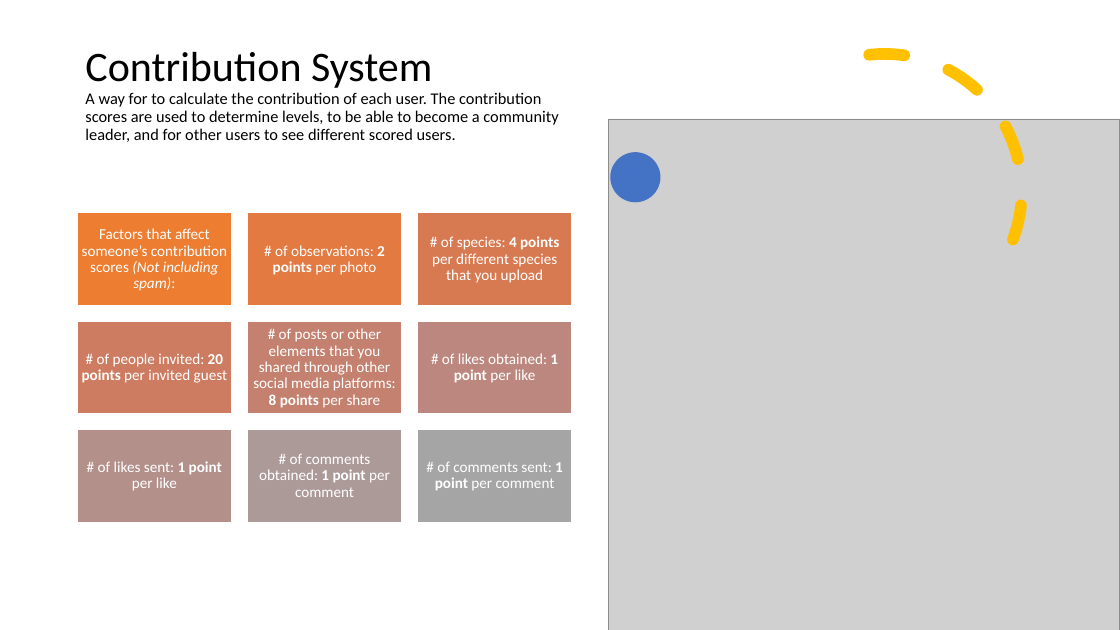
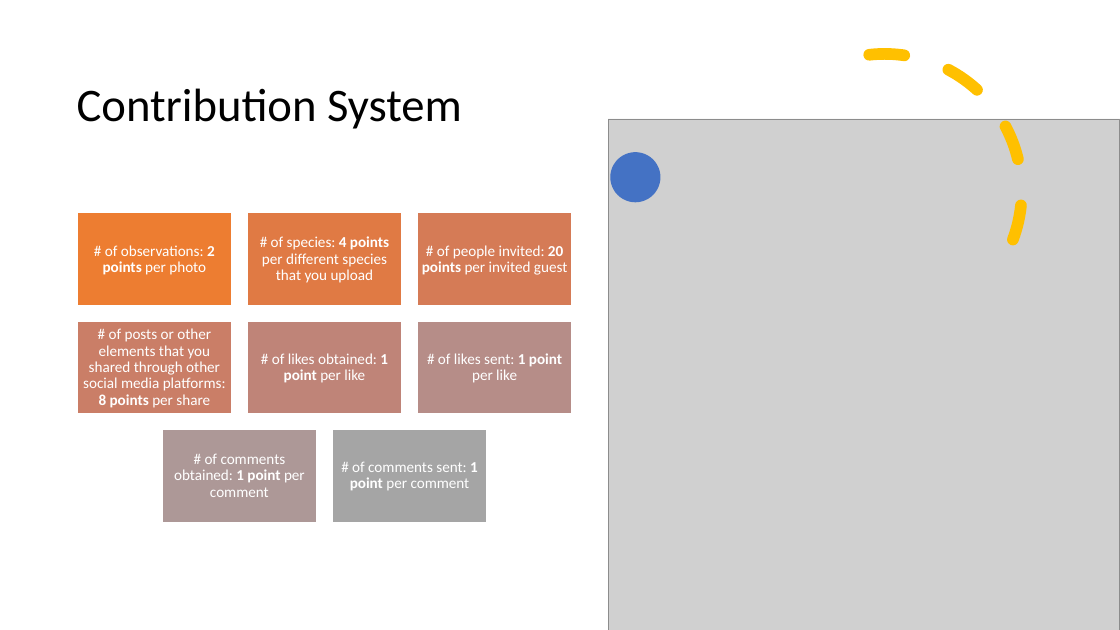
Before and after one commit to animaltrackapp/AnimalTrack, a slide deck: slide 11 of Document Files/Marketing PPT.pptx (slide 7 before the commit). Drawn at 1120x630 pixels with LibreOffice and Linux fonts; fonts in the diff are those of the drawing; grey boxes stand for pictures. Boxes give left, top, right and bottom in pixels: in the first picture for what was removed or moved away, otherwise in the second. Text is boxed around its words. In the diff, an @@ line names an element or a change of style, - is before the commit and + after.

```diff
--- a/Document Files/Marketing PPT.pptx
+++ b/Document Files/Marketing PPT.pptx
@@ title at (x1=77, y1=88, x2=462, y2=129): text changed; size 14 to 40 pt @@
-Contribution System
-A way for to calculate the contribution of each user. The contribution scores are used to determine levels, to be able to become a community leader, and for other users to see different scored users.
+Contribution System
@@ text removed at (x1=82, y1=228, x2=227, y2=291) @@
-Factors that affect someone’s contribution scores (Not including spam):
@@ 3 texts moved together from (x1=253, y1=236, x2=559, y2=408) to (x1=83, y1=236, x2=389, y2=408) @@
@@ rectangle at (x1=247, y1=213, x2=402, y2=305): fill #E27A42 to #E07A44 @@
@@ text "# of people invited: 20 ..." moved from (x1=82, y1=353, x2=227, y2=383) to (x1=422, y1=245, x2=567, y2=275) @@
@@ rectangle at (x1=418, y1=213, x2=572, y2=305): fill #D87A51 to #D57B56 @@
@@ rectangle at (x1=77, y1=321, x2=232, y2=413): fill #CE7C61 to #CA7E67 @@
@@ rectangle at (x1=247, y1=321, x2=402, y2=413): fill #C48170 to #BF8478 @@
@@ rectangle at (x1=418, y1=321, x2=572, y2=413): fill #BC877E to #B68D88 @@
@@ text at (x1=272, y1=353, x2=388, y2=383): text changed @@
-# of likes sent: 1 point per like
+# of likes obtained: 1 point per like
@@ text at (x1=438, y1=353, x2=562, y2=383): text changed @@
-# of likes obtained: 1 point per like
+# of likes sent: 1 point per like
@@ rectangle moved from (x1=77, y1=429, x2=232, y2=522) to (x1=162, y1=429, x2=317, y2=522) @@
@@ rectangle at (x1=162, y1=429, x2=317, y2=522): fill #B4908B to #AD9897 @@
@@ rectangle removed at (x1=247, y1=429, x2=402, y2=522) @@
@@ 2 texts, 1 rectangle moved together from (x1=259, y1=429, x2=572, y2=522) to (x1=174, y1=429, x2=486, y2=522) @@
```
Also in this commit, not shown: 5 other slides changed, 4 slides added, 2 other files.
